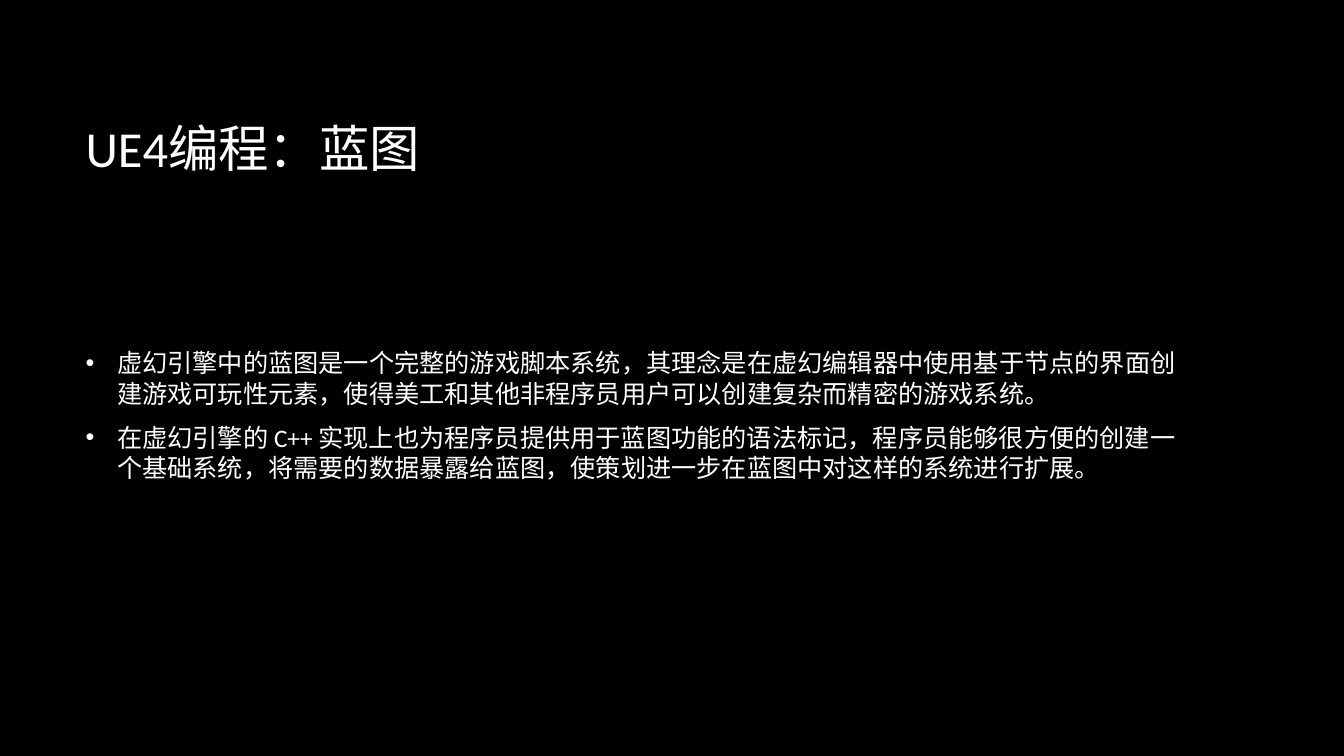
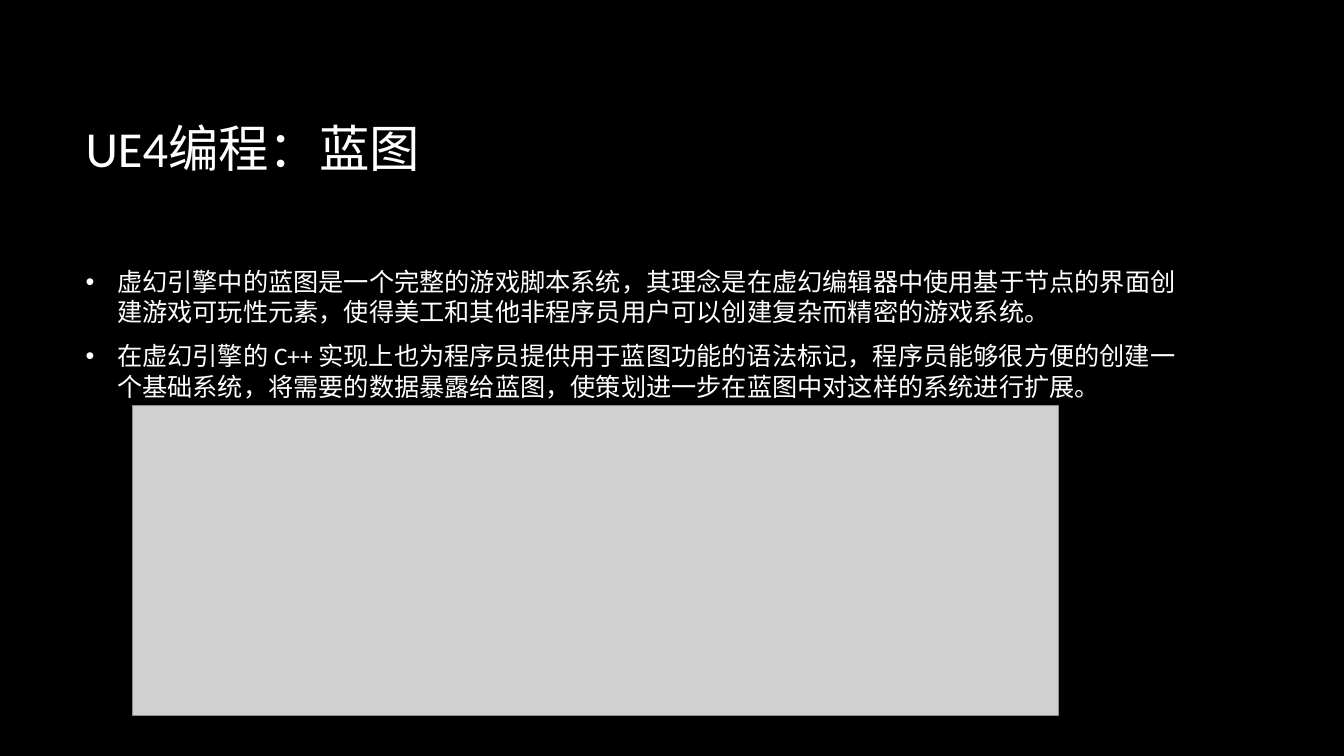
Before and after one commit to BattalionCommander/UE4_C-_Notes, a slide deck: slide 19 of Unreal engine 4.pptx (slide 17 before the commit). Drawn at 1344x756 pixels with LibreOffice and Linux fonts; fonts in the diff are those of the drawing; grey boxes stand for pictures; background and template pictures are left out. Boxes give left, top, right and bottom in pixels: in the first picture for what was removed or moved away, otherwise in the second. Text is boxed around its words. In the diff, an @@ line names an element or a change of style, - is before the commit and + after.

```diff
--- a/Unreal engine 4.pptx
+++ b/Unreal engine 4.pptx
@@ text "虚幻引擎中的蓝图是一个完整的游戏脚本系统，其理念是在虚幻编辑器中使用基于节点的界面创建游戏可玩性元素，使得美工和其他非程 ...": place and size @@
-text "虚幻引擎中的蓝图是一个完整的游戏脚本系统，其理念是在虚幻编辑器中使用基于节点的界面创建游戏可玩性元素，使得美工和其他非程 ..." at [117, 350, 1175, 480]
+text "虚幻引擎中的蓝图是一个完整的游戏脚本系统，其理念是在虚幻编辑器中使用基于节点的界面创建游戏可玩性元素，使得美工和其他非程 ..." at [117, 269, 1175, 399]
@@ picture added at [133, 405, 1059, 716] @@
```
Also in this commit, not shown: 12 other slides changed, 4 slides added, 2 other files.
